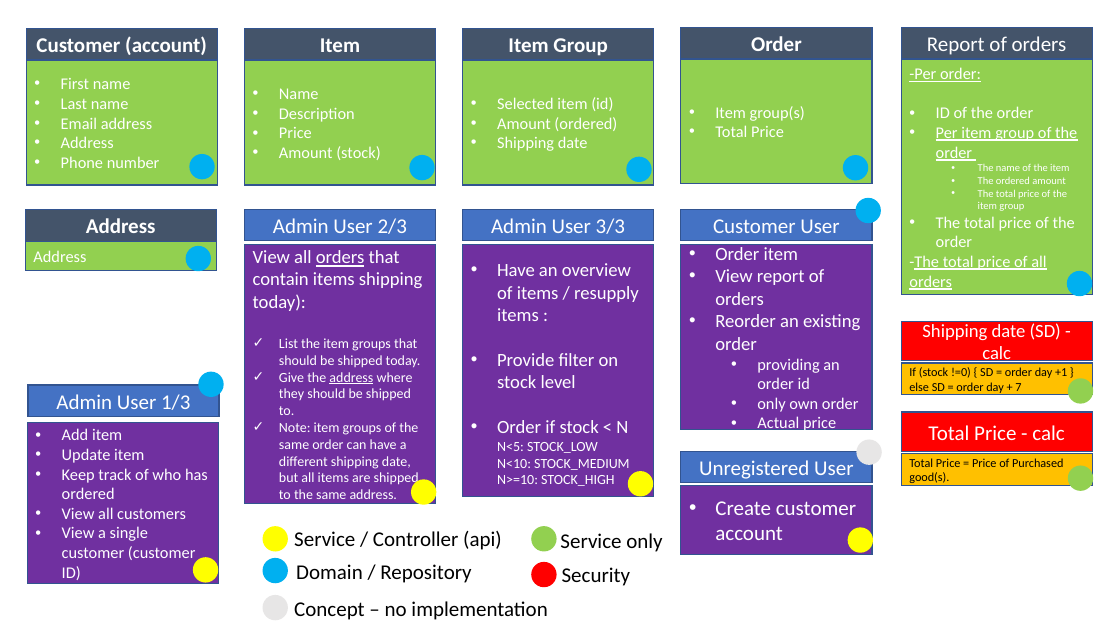
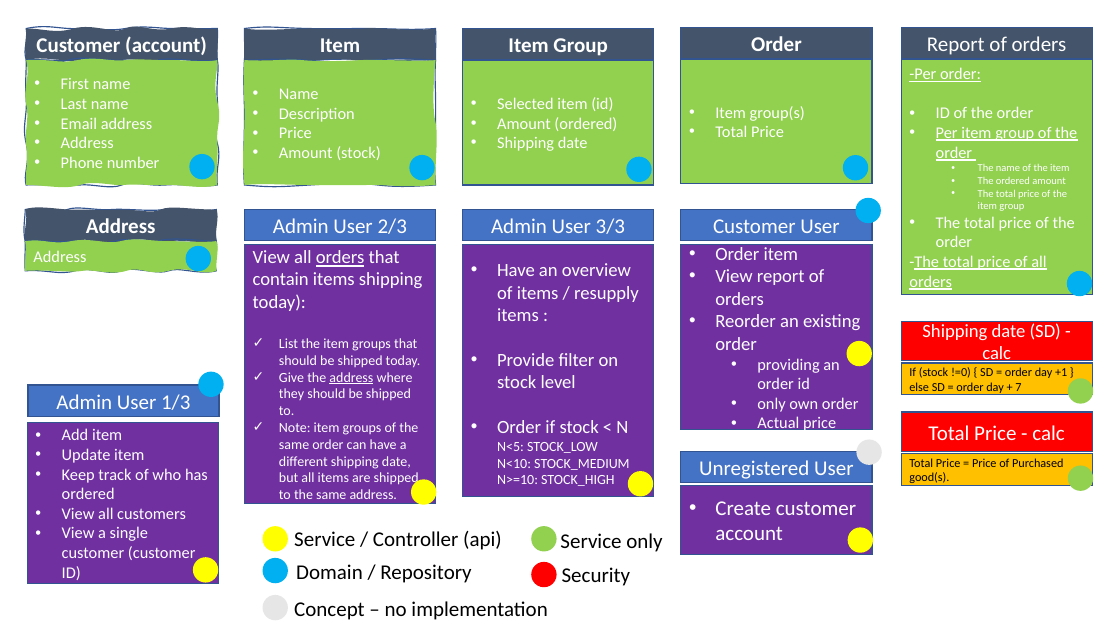
Before and after one commit to brunoBaziret/bruno-eurder, a slide deck: slide 1 of src/main/resources/UML.pptx. Drawn at 1120x630 pixels with LibreOffice and Linux fonts; fonts in the diff are those of the drawing. Boxes give left, top, right and bottom in pixels: in the first picture for what was removed or moved away, otherwise in the second. Text is boxed around its words. In the diff, an @@ line names an element or a change of style, - is before the commit and + after.

```diff
--- a/src/main/resources/UML.pptx
+++ b/src/main/resources/UML.pptx
@@ rectangle removed at (x1=26, y1=29, x2=218, y2=60) @@
-Customer (account)
@@ freeform shape added at (x1=26, y1=29, x2=218, y2=60), fill #44546A, outline #325491 1 pt, 18 pt, text #FFFFFF, bold @@
+Customer (account)
@@ rectangle removed at (x1=245, y1=29, x2=436, y2=60) @@
-Item
@@ freeform shape added at (x1=245, y1=29, x2=436, y2=60), fill #44546A, outline #325491 1 pt, 18 pt, text #FFFFFF, bold @@
+Item
@@ rectangle removed at (x1=26, y1=60, x2=218, y2=186) @@
-• First name
-• Last name
-• Email address
-• Address
-• Phone number
@@ freeform shape added at (x1=26, y1=60, x2=218, y2=186), fill #92D050, outline #325491 1 pt, 14 pt, text #FFFFFF @@
+• First name
+• Last name
+• Email address
+• Address
+• Phone number
@@ rectangle removed at (x1=245, y1=60, x2=436, y2=186) @@
-• Name
-• Description
-• Price
-• Amount (stock)
@@ freeform shape added at (x1=245, y1=60, x2=436, y2=186), fill #92D050, outline #325491 1 pt, 14 pt, text #FFFFFF @@
+• Name
+• Description
+• Price
+• Amount (stock)
@@ rectangle removed at (x1=25, y1=209, x2=217, y2=241) @@
-Address
@@ freeform shape added at (x1=25, y1=209, x2=217, y2=241), fill #44546A, outline #325491 1 pt, 18 pt, text #FFFFFF, bold @@
+Address
@@ rectangle removed at (x1=25, y1=241, x2=217, y2=271) @@
-Address
@@ freeform shape added at (x1=25, y1=241, x2=217, y2=271), fill #92D050, outline #325491 1 pt, 14 pt, text #FFFFFF @@
+Address
@@ ellipse added at (x1=847, y1=341, x2=872, y2=366), fill #FFFF00 @@
```
Also in this commit, not shown: 1 slide added, 6 other files.
